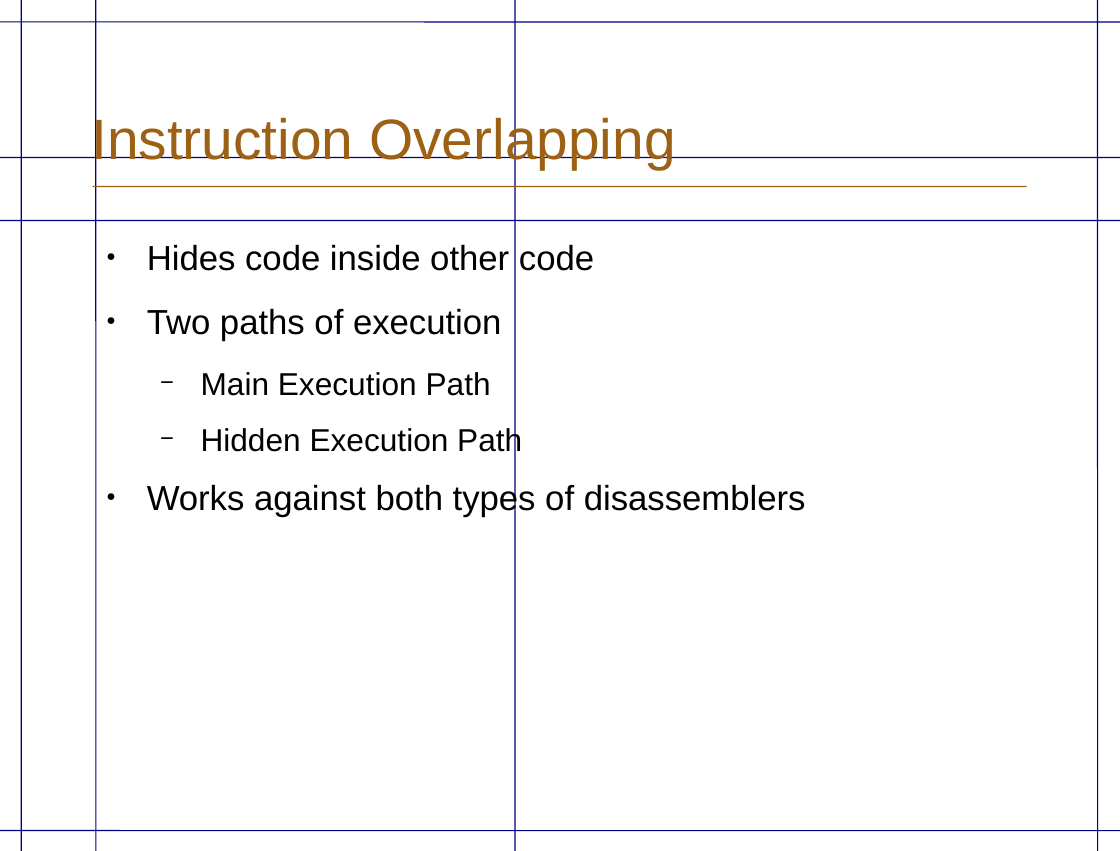
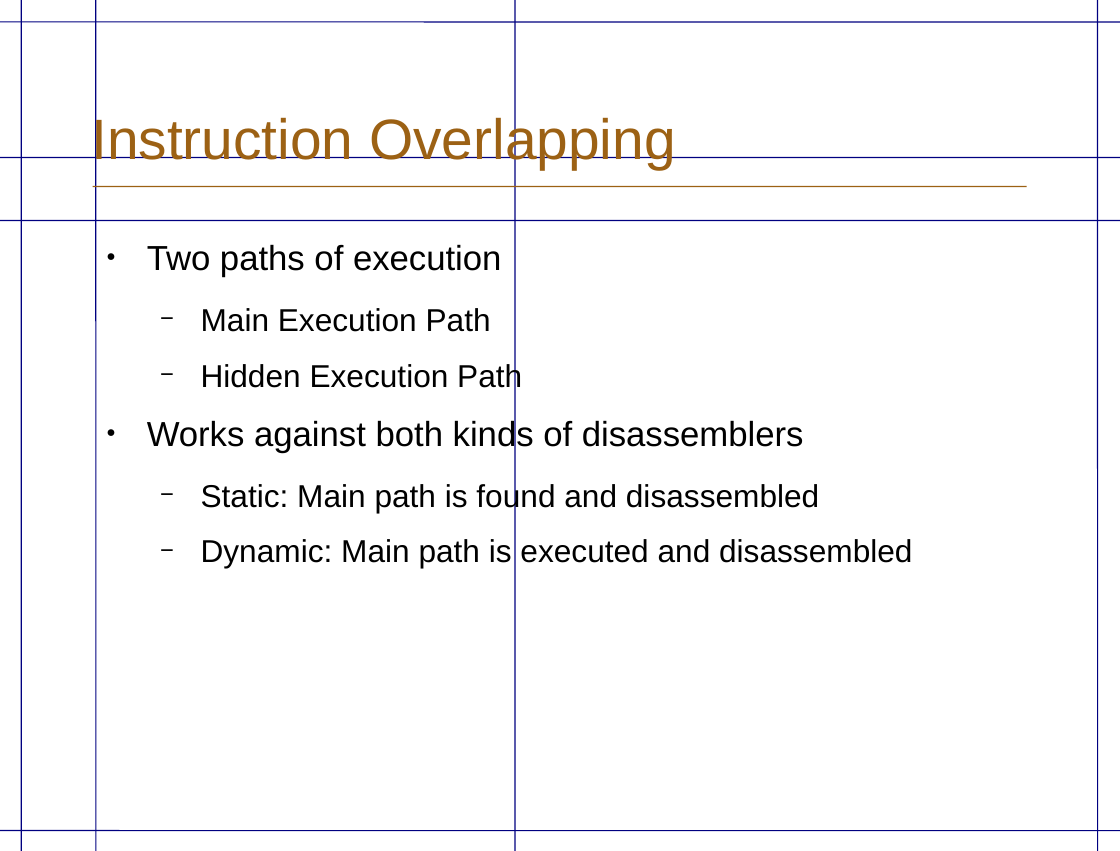
Before and after one commit to eriknylander/exjobb, a slide deck: slide 10 of Presentation/ExjobbPresentation _english.odp (slide 11 before the commit). Drawn at 1120x851 pixels with LibreOffice and Linux fonts; fonts in the diff are those of the drawing; background and template pictures are left out. Boxes give left, top, right and bottom in pixels: in the first picture for what was removed or moved away, otherwise in the second. Text is boxed around its words. In the diff, an @@ line names an element or a change of style, - is before the commit and + after.

```diff
--- a/Presentation/ExjobbPresentation _english.odp
+++ b/Presentation/ExjobbPresentation _english.odp
@@ text at bbox=[147, 244, 594, 271]: paragraph removed @@
-● Hides code inside other code
@@ text at bbox=[147, 418, 912, 568]: text changed; size 22 to 20 pt @@
-● Works against both types of disassemblers
+● Works against both kinds of disassemblers
+  − Static: Main path is found and disassembled
+  − Dynamic: Main path is executed and disassembled
```
Also in this commit, not shown: 10 other slides changed, 5 slides added, 2 slides removed, 2 other files.
